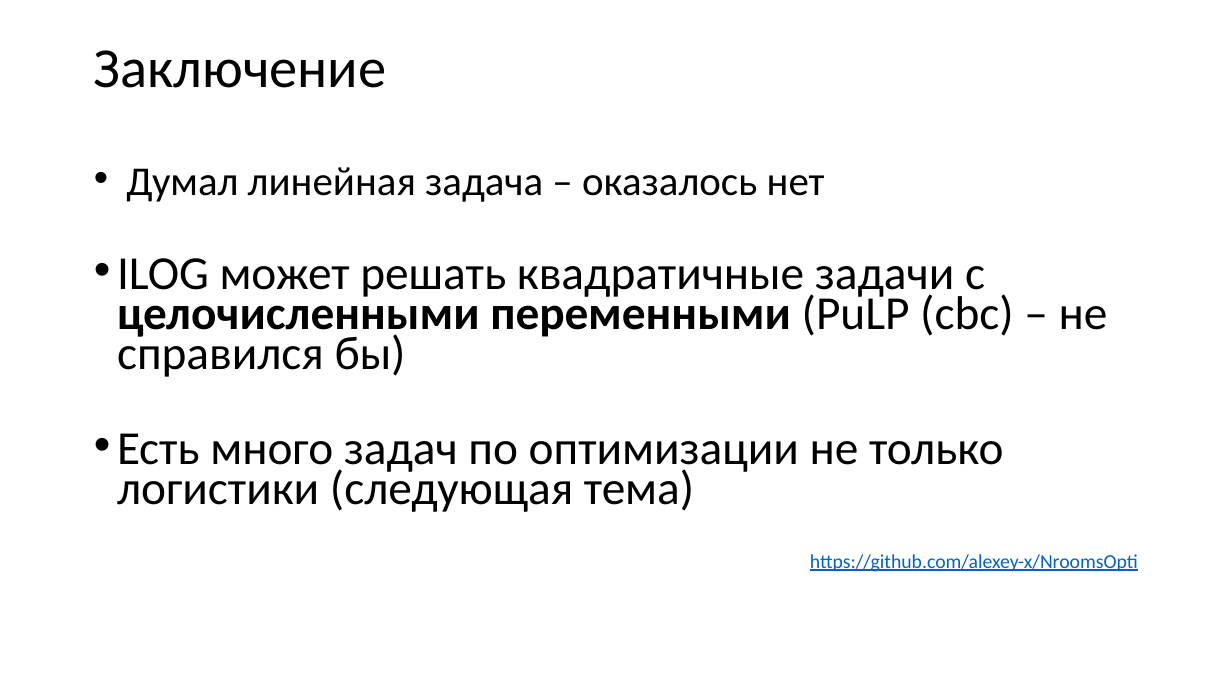
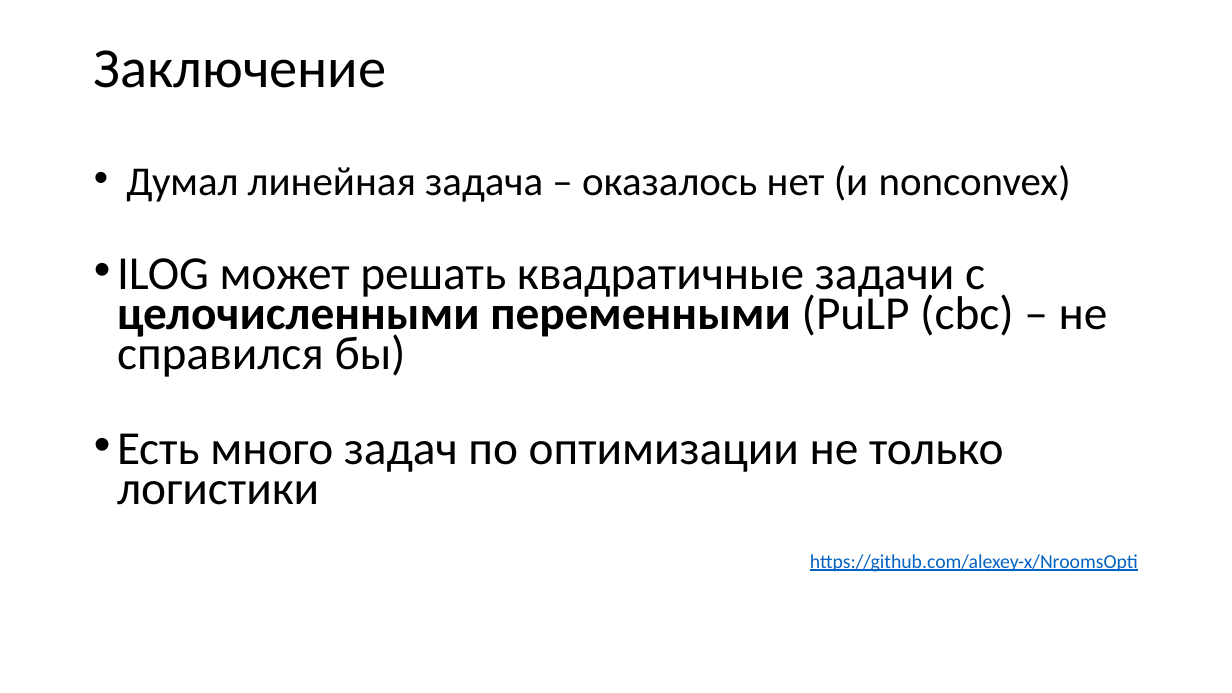
Before and after one commit to alexey-x/NroomsOpti, a slide deck: slide 18 of presentation/NroomsOpti.pptx. Drawn at 1232x693 pixels with LibreOffice and Linux fonts; fonts in the diff are those of the drawing. Boxes give left, top, right and bottom in pixels: in the first picture for what was removed or moved away, otherwise in the second. Text is boxed around its words. In the diff, an @@ line names an element or a change of style, - is before the commit and + after.

```diff
--- a/presentation/NroomsOpti.pptx
+++ b/presentation/NroomsOpti.pptx
@@ text at box(126, 165, 1071, 202): text changed @@
-• Думал линейная задача – оказалось нет
+• Думал линейная задача – оказалось нет (и nonconvex)
@@ text at box(117, 433, 1003, 505): text changed @@
-• Есть много задач по оптимизации не только логистики (следующая тема)
+• Есть много задач по оптимизации не только логистики
```
Also in this commit, not shown: 3 other slides changed.
